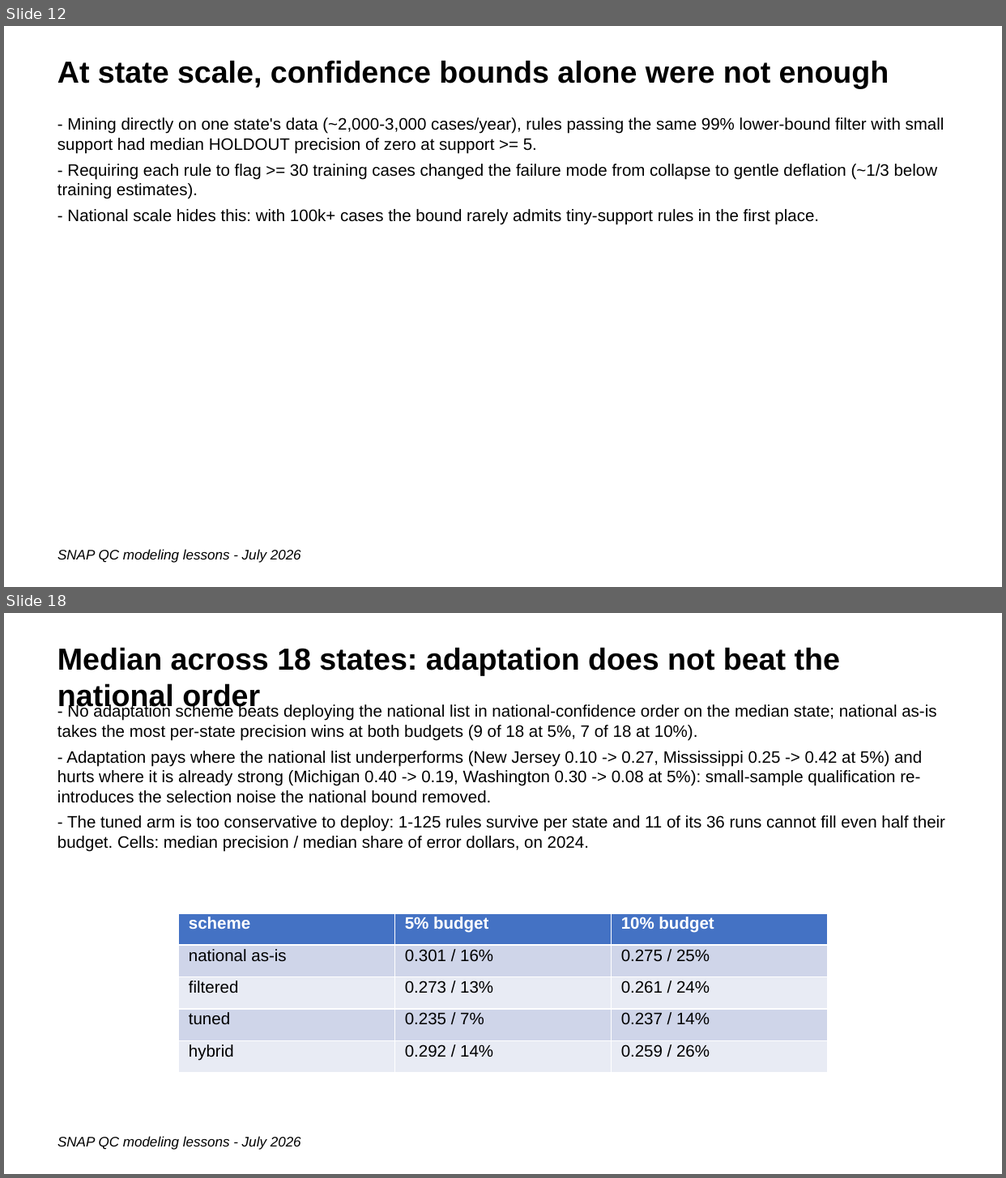
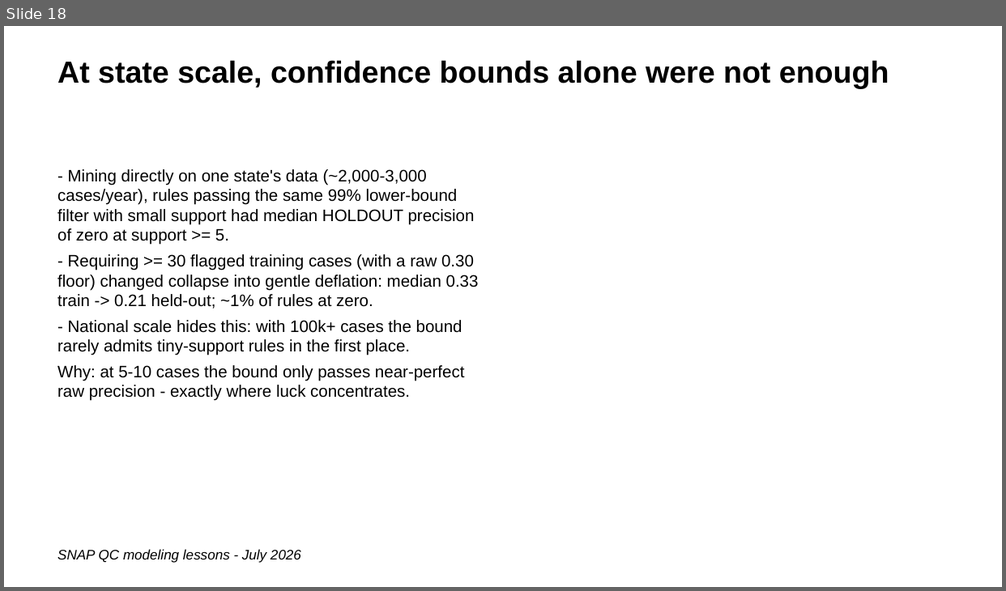
Before and after one commit to giannella/snap_qc, a slide deck: lessons_getting_more_signal_from_snap_qc_data.pptx. Shown one above the other, each under a label of ours: slides 12 and 18 before the commit, slide 18 after it; the slides between them are not shown. The pictures are 1006x1178 and 1006x591 pixels, drawn with LibreOffice and Linux fonts; fonts in the diff are those of the drawing. Boxes give left, top, right and bottom in pixels: in the first picture for what was removed or moved away, otherwise in the second. Text is boxed around its words. In the diff, an @@ line names an element or a change of style, - is before the commit and + after.

```diff
--- a/lessons_getting_more_signal_from_snap_qc_data.pptx
+++ b/lessons_getting_more_signal_from_snap_qc_data.pptx
@@ slide 18 removed at (4, 613, 1002, 1174), background #FFFFFF @@
@@ text removed at (57, 647, 840, 713) @@
-Median across 18 states: adaptation does not beat the national order
@@ text removed at (57, 704, 945, 852) @@
-- No adaptation scheme beats deploying the national list in national-confidence order on the median state; national as-is takes the most per-state precision wins at both budgets (9 of 18 at 5%, 7 of 18 at 10%).
-- Adaptation pays where the national list underperforms (New Jersey 0.10 -> 0.27, Mississippi 0.25 -> 0.42 at 5%) and hurts where it is already strong (Michigan 0.40 -> 0.19, Washington 0.30 -> 0.08 at 5%): small-sample qualification re-introduces the selection noise the national bound removed.
-- The tuned arm is too conservative to deploy: 1-125 rules survive per state and 11 of its 36 runs cannot fill even half their budget. Cells: median precision / median share of error dollars, on 2024.
@@ table removed at (179, 914, 829, 1073), 5 rows, 3 columns @@
-scheme | 5% budget | 10% budget
-national as-is | 0.301 / 16% | 0.275 / 25%
-filtered | 0.273 / 13% | 0.261 / 24%
-tuned | 0.235 / 7% | 0.237 / 14%
-hybrid | 0.292 / 14% | 0.259 / 26%
@@ text removed at (57, 1136, 301, 1150) @@
-SNAP QC modeling lessons - July 2026
@@ what was slide 12 is now slide 18 @@
@@ slide 18 changed as well @@
@@ text at (57, 254, 479, 309): text changed @@
-- Requiring each rule to flag >= 30 training cases changed the failure mode from collapse to gentle deflation (~1/3 below training estimates).
+- Requiring >= 30 flagged training cases (with a raw 0.30 floor) changed collapse into gentle deflation: median 0.33 train -> 0.21 held-out; ~1% of rules at zero.
@@ text at (57, 365, 464, 401): paragraph added @@
+Why: at 5-10 cases the bound only passes near-perfect raw precision - exactly where luck concentrates.
```
Also in this commit, not shown: 11 other slides changed, 32 slides added, 14 other slides removed.
